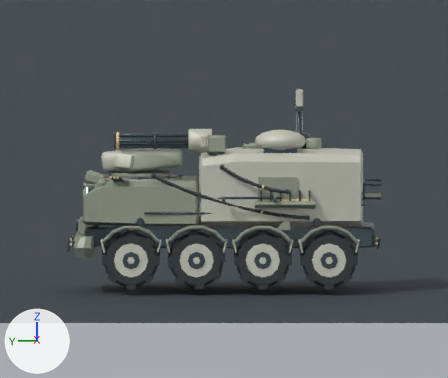
The Blender file content/source-art/overlord-command-hq-v2.blend, before and after one commit.
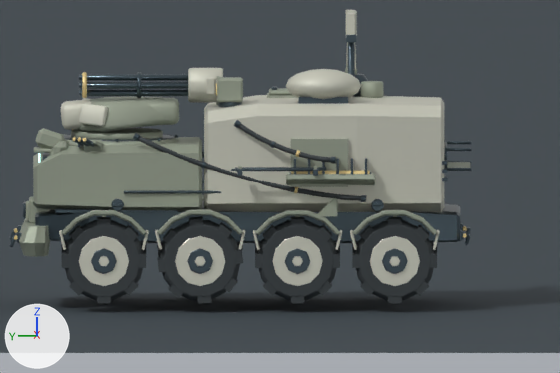
There are two pictures of each version: one from the file's camera 'PreviewCamera_SIDE', one close up on the part from 13% to 99% of the width and 22% to 89% of the height. Every picture has the same lights, and +X, +Y and +Z are marked at lower left. The older version's two pictures come first.

The first close-up shows 'OverlordCommandHQArmor_ArmoredCabShell', 'OverlordCommandHQArmor_CommandShelterShell', 'OverlordCommandHQArmor_ContinuousChassis', 'OverlordCommandHQArmor_ServiceDoor_L', 'OverlordCommandHQSensor_SatcomRadome', 'OverlordCommandHQTurret_BaseShell', 'OverlordCommandHQWheel_Front_L_TireCarcass', 'OverlordCommandHQWheel_MidFront_L_TireCarcass', 'OverlordCommandHQWheel_MidFront_L_WheelRim', 'OverlordCommandHQWheel_Mid_L_TireCarcass', 'OverlordCommandHQWheel_Rear_L_TireCarcass', 'PreviewFloor' and 86 more.
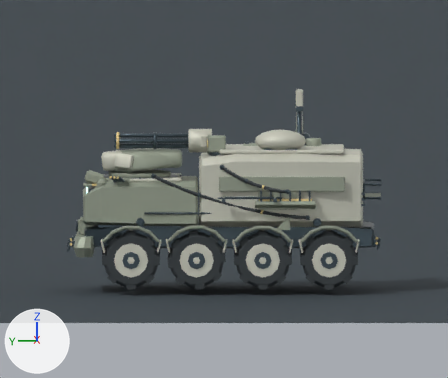
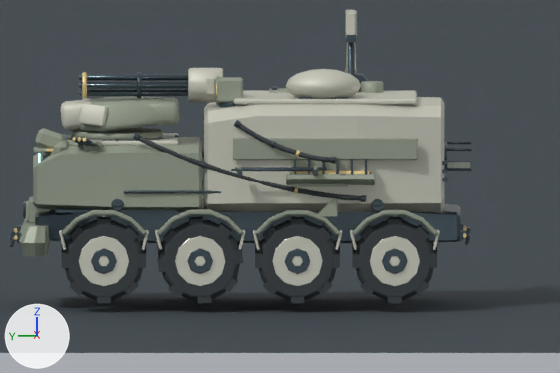
Changed parts and their boxes [x1, y1, x2, y2] in the close-ups (560 x 373 px):
'OverlordCommandHQArmor_ShelterSideRib_L', added: after [233, 138, 418, 160]
'OverlordCommandHQArmor_ShelterRoofDeck', added: after [234, 91, 417, 104]
'OverlordCommandHQArmor_CabRoofShield', added: after [102, 133, 178, 146]
'OverlordCommandHQArmor_ServiceDoor_L', unchanged, covered by the edit: before [291, 139, 348, 187]; after [291, 160, 348, 187]

What changed in the scene script:
```text
Add me_overlordcommandhqarmor_sheltersiderib_l_mesh:
    me_overlordcommandhqarmor_sheltersiderib_l_mesh.from_pydata(...)  # 24 vertices, 26 faces; spans x -0.94..-0.88, y -1.71..0.15, z 1.51..1.73
    me_overlordcommandhqarmor_sheltersiderib_l_mesh.materials.append(mat_overlordcommandhq_primaryarmor)  # grey #9fa796
Add me_overlordcommandhqarmor_shelterroofdeck_mesh:
    me_overlordcommandhqarmor_shelterroofdeck_mesh.from_pydata(...)  # 24 vertices, 26 faces; spans x -0.71..0.71, y -1.7..0.14, z 2.04..2.1
    me_overlordcommandhqarmor_shelterroofdeck_mesh.materials.append(mat_overlordcommandhq_lightarmor)  # light grey #d1d1c2
Add me_overlordcommandhqarmor_cabroofshield_mesh:
    me_overlordcommandhqarmor_cabroofshield_mesh.from_pydata(...)  # 24 vertices, 26 faces; spans x -0.63..0.63, y 0.7..1.66, z 1.627..1.673
    me_overlordcommandhqarmor_cabroofshield_mesh.materials.append(mat_overlordcommandhq_lightarmor)  # light grey #d1d1c2
Add ob_overlordcommandhqarmor_sheltersiderib_l:
    ob_overlordcommandhqarmor_sheltersiderib_l = bpy.data.objects.new('OverlordCommandHQArmor_ShelterSideRib_L', me_overlordcommandhqarmor_sheltersiderib_l_mesh)
    ob_overlordcommandhqarmor_sheltersiderib_l.location = (0.015, 0.0, 0.0)
Add ob_overlordcommandhqarmor_shelterroofdeck:
    ob_overlordcommandhqarmor_shelterroofdeck = bpy.data.objects.new('OverlordCommandHQArmor_ShelterRoofDeck', me_overlordcommandhqarmor_shelterroofdeck_mesh)
    ob_overlordcommandhqarmor_shelterroofdeck.location = (0.0, 0.0, 0.011)
Add ob_overlordcommandhqarmor_cabroofshield:
    ob_overlordcommandhqarmor_cabroofshield = bpy.data.objects.new('OverlordCommandHQArmor_CabRoofShield', me_overlordcommandhqarmor_cabroofshield_mesh)
    ob_overlordcommandhqarmor_cabroofshield.location = (0.0, 0.0, 0.008)
```
